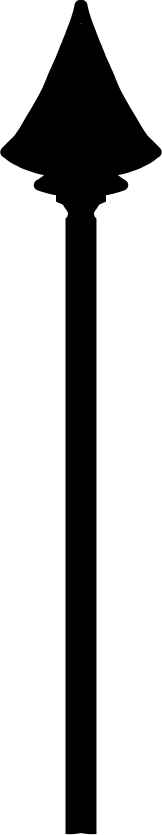
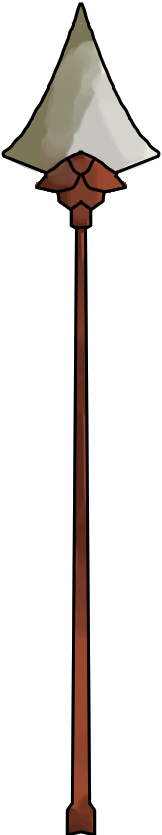
Layers edited between the first and the second w=162, h=835 image:
moved "Paint Layer 2" above "Paint Layer 1", painted on it over 0, 0, 162, 835
showed "Paint Layer 1", painted on it over 0, 0, 162, 835
showed "Background", painted on it over 0, 0, 162, 835
